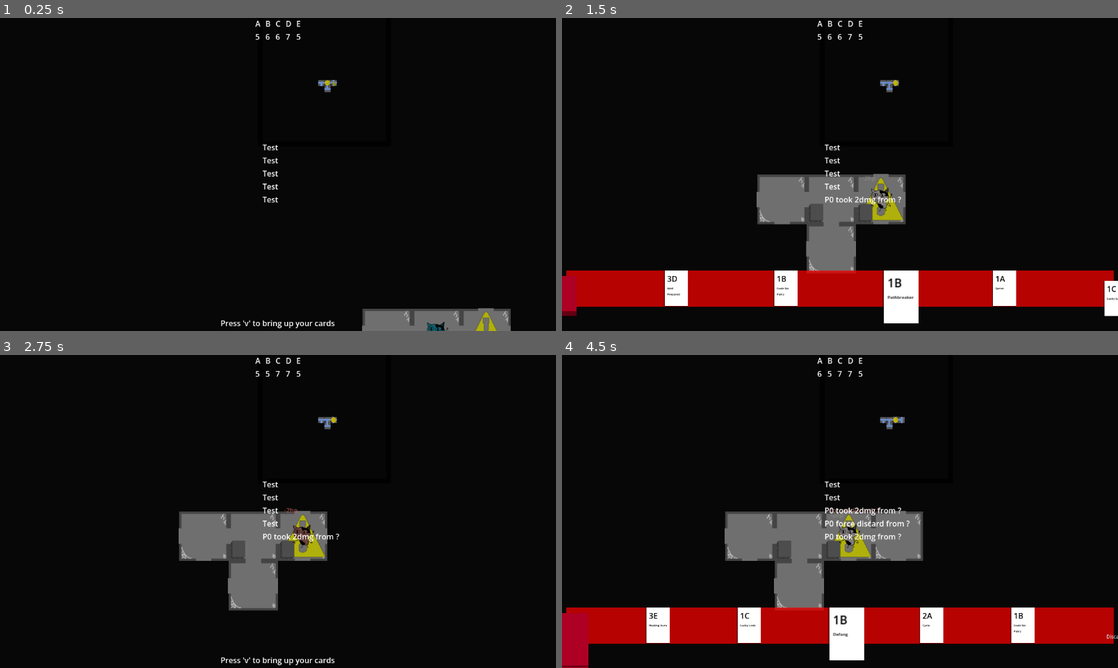
Above: before the commit, frames 1-4 (two rows, left to right).
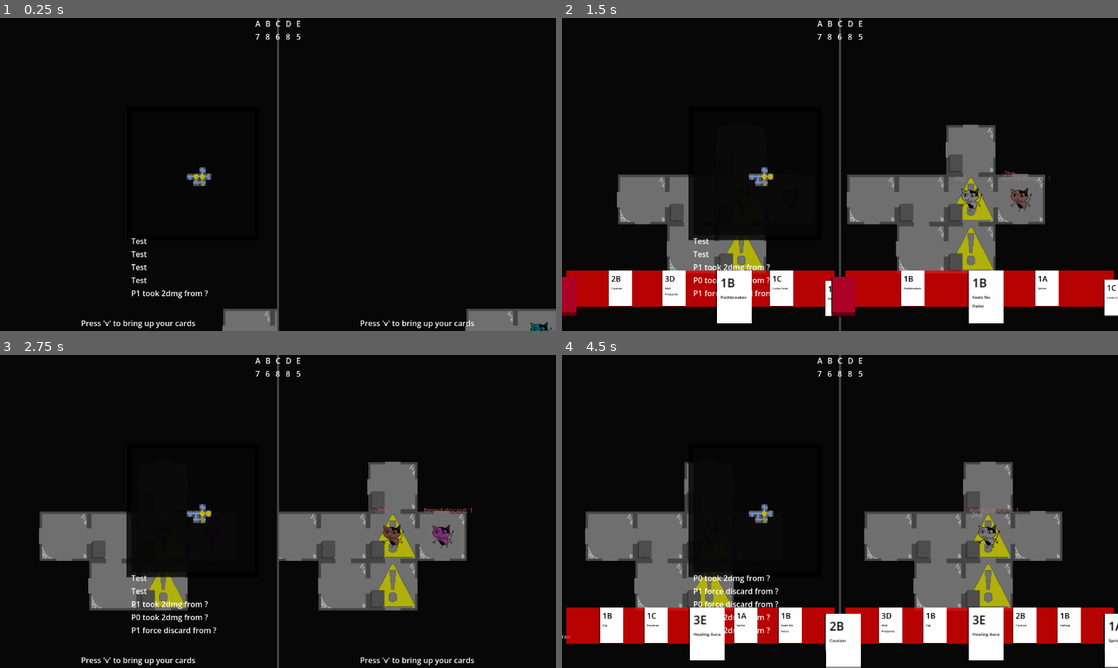
Above: after the commit, the same moments.

Repository: emrysshevek/gameganggame
Game: Godot game, scene res://scenes/GameScene.tscn
Same seed, same stepped clock (60 frames per second), same inputs: the game is played once before the commit and once after it.
Inputs (mouse positions are in pixels of both pictures, inside the frame that each line leads up to):
- Up to frame 1 (0.25 s): no input
- Up to frame 2 (1.5 s): tap V (debug_v) at 0.5, 1.25 s; move the mouse to (962, 158) at 0.52 s; hold D (move_right) 0.53-1.25 s; tap G (discard) at 0.6 s; click (962, 158) at 0.67 s; drag from (728, 190) to (812, 237) at 1.27 s
- Up to frame 3 (2.75 s): move the mouse to (333, 442) at 2.02 s; hold D (move_right) from 2.03 s (still down); tap F (select) at 2.1 s; tap G (discard) at 2.3 s
- Up to frame 4 (4.5 s): release D (move_right) at 2.75 s; tap V (debug_v) at 2.75, 4.25 s; drag from (812, 574) to (673, 464) at 2.77 s; move the mouse to (1006, 558) at 3.52 s; hold A (move_left) 3.53-4.25 s; tap Enter (toggle_end_turn) at 3.6 s; tap G (discard) at 3.8 s; drag from (673, 464) to (756, 433) at 4.27 s

The runs differ from the first frame. In frame 1, 4.0% of the frame differs, in the area x 14-100%, y 0-100%; in frame 2, 23%; in frame 3, 19%; in frame 4, 27%, in the area x 0-100%, y 0-100%.

Commit message:
all added cards work correctly

Diff:
--- a/cards/cards/card_list.tres
+++ b/cards/cards/card_list.tres
@@ -11,13 +11,11 @@
 [ext_resource type="PackedScene" uid="uid://ncwhp71mgugu" path="res://cards/cards/healing_aura/healing_aura_card.tscn" id="8_4im7e"]
 [ext_resource type="PackedScene" uid="uid://cwu27t77xpy8" path="res://cards/cards/caution/caution_card.tscn" id="9_j8rf1"]
 [ext_resource type="PackedScene" uid="uid://n258lqdbijua" path="res://cards/cards/lucky_look/lucky_look_card.tscn" id="10_j8rf1"]
-[ext_resource type="PackedScene" uid="uid://bf7q5wtxvr7p1" path="res://cards/cards/cycle/cycle_card.tscn" id="11_7spg2"]
 
 [resource]
 script = ExtResource("1_p6edn")
 cards = Dictionary[String, PackedScene]({
 "caution": ExtResource("9_j8rf1"),
-"cycle": ExtResource("11_7spg2"),
 "defang": ExtResource("4_jsrv2"),
 "dig": ExtResource("5_hu8k6"),
 "examine": ExtResource("4_5t7bn"),
--- a/cards/cards/cycle/cycle_card.gd
+++ /dev/null
@@ -1,11 +0,0 @@
-extends Card
-
-## Cycle: cycle all elements by 1
-
-
-func _trigger_play_ability() -> void:
-	var value_manager := Utils.try_get_value_manager()
-	var starting_vals := value_manager._creature_values.duplicate()
-	for creature_val in starting_vals.keys():
-		value_manager.use_value(creature_val, starting_vals[creature_val])
-	super._trigger_play_ability()
--- a/cards/cards/cycle/cycle_card.tscn
+++ /dev/null
@@ -1,12 +0,0 @@
-[gd_scene format=3 uid="uid://bf7q5wtxvr7p1"]
-
-[ext_resource type="PackedScene" uid="uid://bnv5dqpc4y8xb" path="res://cards/card.tscn" id="1_cttry"]
-[ext_resource type="Script" uid="uid://6el62nqujp4q" path="res://cards/cards/cycle/cycle_card.gd" id="2_8w4pl"]
-
-[node name="CycleCard" unique_id=693299294 instance=ExtResource("1_cttry")]
-script = ExtResource("2_8w4pl")
-cost = Dictionary[int, int]({
-0: 2
-})
-description = "Cycle"
-targets_required = null
--- a/cards/cards/strong_back/strong_back_card.gd
+++ /dev/null
@@ -1,14 +0,0 @@
-extends Card
-
-## Strong Back: discard all resource cards in hand and draw that many cards +1
-
-
-func _trigger_play_ability() -> void:
-	var card_manager := owning_character.my_screen.card_manager
-	var count = 0
-	for card: Card in card_manager.hand_pile.cards:
-		if card is LootCard:
-			card_manager.discard(card)
-			count += 1
-	card_manager.draw(count)
-	super._trigger_play_ability()
--- a/cards/cards/strong_back/strong_back_card.tscn
+++ /dev/null
@@ -1,12 +0,0 @@
-[gd_scene format=3 uid="uid://buwi5r6lw6da1"]
-
-[ext_resource type="PackedScene" uid="uid://bnv5dqpc4y8xb" path="res://cards/card.tscn" id="1_v3ub1"]
-[ext_resource type="Script" uid="uid://cnmkdue3xoufj" path="res://cards/cards/strong_back/strong_back_card.gd" id="2_ubk2o"]
-
-[node name="StrongBackCard" unique_id=693299294 instance=ExtResource("1_v3ub1")]
-script = ExtResource("2_ubk2o")
-cost = Dictionary[int, int]({
-3: 1
-})
-description = "Strong Back"
-targets_required = null
--- a/components/status/statuses/protected_status.gd
+++ b/components/status/statuses/protected_status.gd
@@ -27,11 +27,13 @@
 
 	value -= 1
 	if value <= 0:
-		remove()
+		remove_status.emit(self)
 
 
 func _on_hazard_will_trigger(hazard: Hazard, character: Character) -> void:
 	if character != self.character:
 		return
 
+	self.hazard = hazard
+
 	trigger_effect()
--- a/project.godot
+++ b/project.godot
@@ -81,7 +81,7 @@
 }
 toggle_map={
 "deadzone": 0.2,
-"events": [Object(InputEventJoypadMotion,"resource_local_to_scene":false,"resource_name":"","device":-1,"axis":5,"axis_value":1.0,"script":null)
+"events": [Object(InputEventJoypadButton,"resource_local_to_scene":false,"resource_name":"","device":-1,"button_index":3,"pressure":0.0,"pressed":true,"script":null)
 , Object(InputEventKey,"resource_local_to_scene":false,"resource_name":"","device":-1,"window_id":0,"alt_pressed":false …(183 unchanged characters)…
 ]
 }
@@ -93,7 +93,7 @@
 }
 toggle_end_turn={
 "deadzone": 0.2,
-"events": [Object(InputEventJoypadButton,"resource_local_to_scene":false,"resource_name":"","device":-1,"button_index":3,"pressure":0.0,"pressed":false,"script":null)
+"events": [Object(InputEventJoypadMotion,"resource_local_to_scene":false,"resource_name":"","device":-1,"axis":5,"axis_value":1.0,"script":null)
 , Object(InputEventKey,"resource_local_to_scene":false,"resource_name":"","device":-1,"window_id":0,"alt_pressed":false …(186 unchanged characters)…
 ]
 }
--- a/scenes/GameScene.tscn
+++ b/scenes/GameScene.tscn
@@ -8,6 +8,7 @@
 
 [node name="GameScene" type="Node2D" unique_id=408761751 node_paths=PackedStringArray("origin_viewport") groups=["game_scene"]]
 script = ExtResource("1_xy3my")
+number_of_players = 2
 card_list = ExtResource("2_7s5hy")
 origin_viewport = NodePath("OriginViewportController")
 
--- a/scenes/grid_manager.gd
+++ b/scenes/grid_manager.gd
@@ -222,7 +222,7 @@
 	#uses A* to find the shortest distance between the two tiles, returns 0 if no path found
 	var from_tile = floor_maps[_level][from_tile_coords.x][from_tile_coords.y]
 	var to_tile = floor_maps[_level][to_tile_coords.x][to_tile_coords.y]
-	var path_between_points:Array = _a_star_floor_map[floor].get_id_path(from_tile.a_star_id, to_tile.a_star_id, false)
+	var path_between_points:Array = _a_star_floor_map[_level].get_id_path(from_tile.a_star_id, to_tile.a_star_id, false)
 	return path_between_points.size()
 
 func is_directly_connected(_level:int, from_tile_coords:Vector2, to_tile_coords:Vector2):
Not shown, removed: cards/cards/cycle/cycle_card.gd.uid
Not shown, removed: cards/cards/strong_back/strong_back_card.gd.uid
